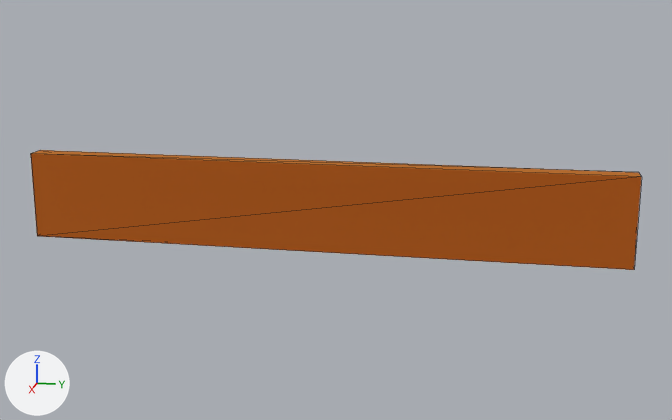
A saved change to the glTF model published-model/details/ea9a70fcfc7193ba03aa1bc0441a63b6d2dfa8399ca1b308ee2e2c557ebec71b.glb.
Both versions are drawn from a 50 mm camera at (2.634, 8.951, 5.481) aimed at (0.737, 8.572, 5.007). The axes (+X, +Y, +Z) are drawn at lower left. The lights are the same throughout. The picture after the commit comes second. Mesh edges are drawn as thin lines. Where no turn or scale is listed for an object, it has been applied to the vertices. Vertices at exactly the same position are counted once.

The scene before the commit, as lines of its bpy script (objects in view):
```python
me_gap_59_lintel_0 = bpy.data.meshes.new('GAP-59-LINTEL-0')
me_gap_59_lintel_0.from_pydata(...)  # a box spanning x 0.72..0.765, y 7.886..9.186, z 4.92..5.11
me_gap_59_lintel_0.materials.append(mat_mat_1)  # orange #d98c3d
ob_gap_59_lintel_0 = bpy.data.objects.new('GAP-59-LINTEL-0', me_gap_59_lintel_0)
ob_gap_59_lintel_0.location = (0.0, 0.0, 0.0)
```
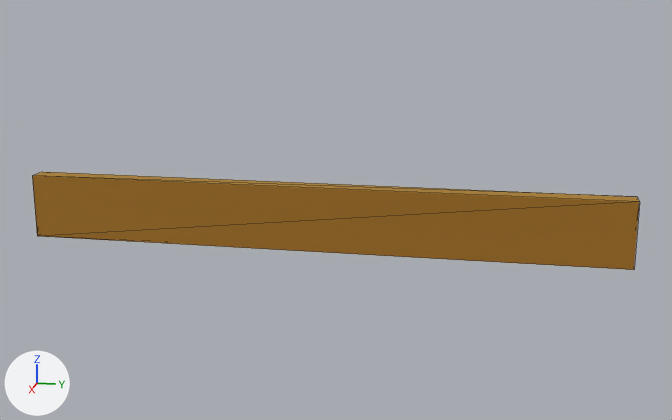
Where the change shows, as pixel boxes (x1, y1, x2, y2) in the pictures (672 x 420 px):
part 1 of me_gap_59_lintel_0, recoloured: before (31, 150, 641, 270); after (32, 172, 639, 270)

The edits, one by one:
Material 'mat_0' (mat_mat_0) is new.
Its base color is (0.604, 0.367, 0.0835) (orange #cca352).
Its metallic is 1.0.
Its roughness is 1.0.
me_gap_59_lintel_0 is used by ob_gap_59_lintel_0; location (0.0, 0.0, 0.0).
me_gap_59_lintel_0 had 8 vertices, 12 faces and spanned x 0.72..0.765, y 7.886..9.186, z 4.92..5.11.
me_gap_59_lintel_0 now has 8 vertices, 12 faces and spans x 0.72..0.765, y 7.886..9.186, z 4.92..5.06.
me_gap_59_lintel_0 part 1: 8 faces spanning x 0.72..0.765, y 7.886..9.186, z 4.92..5.06 switch from mat_mat_1 (orange #d98c3d) to mat_mat_0 (orange #cca352).
Edits to the shape of me_gap_59_lintel_0 do not show in these pictures.
